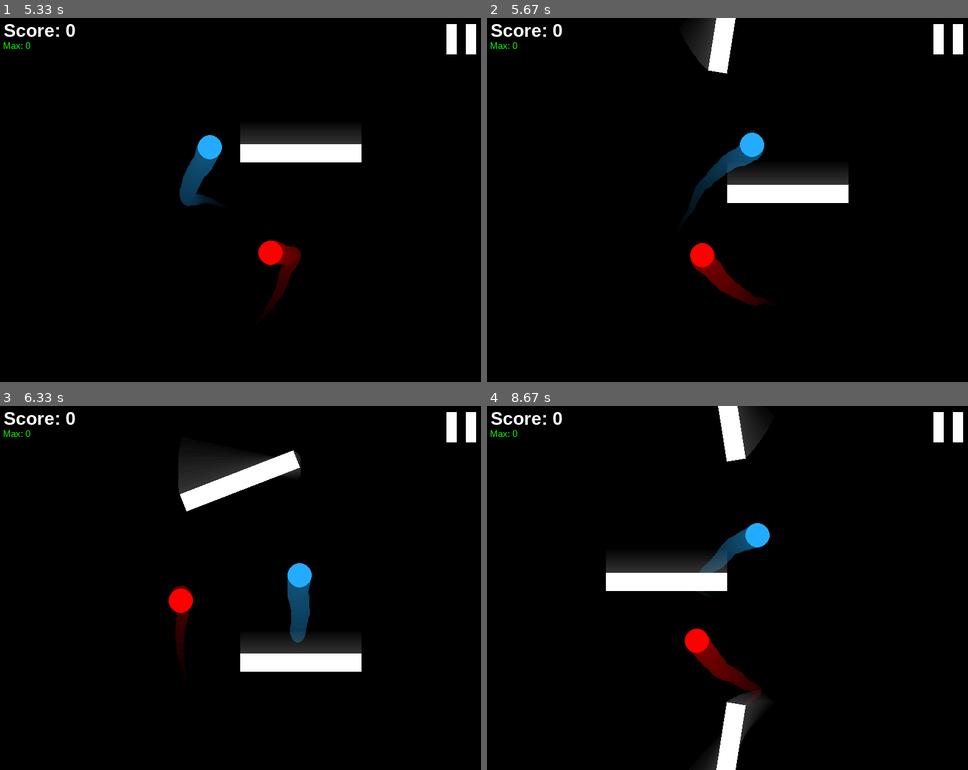
Above: before the commit, frames 1-4 (two rows, left to right).
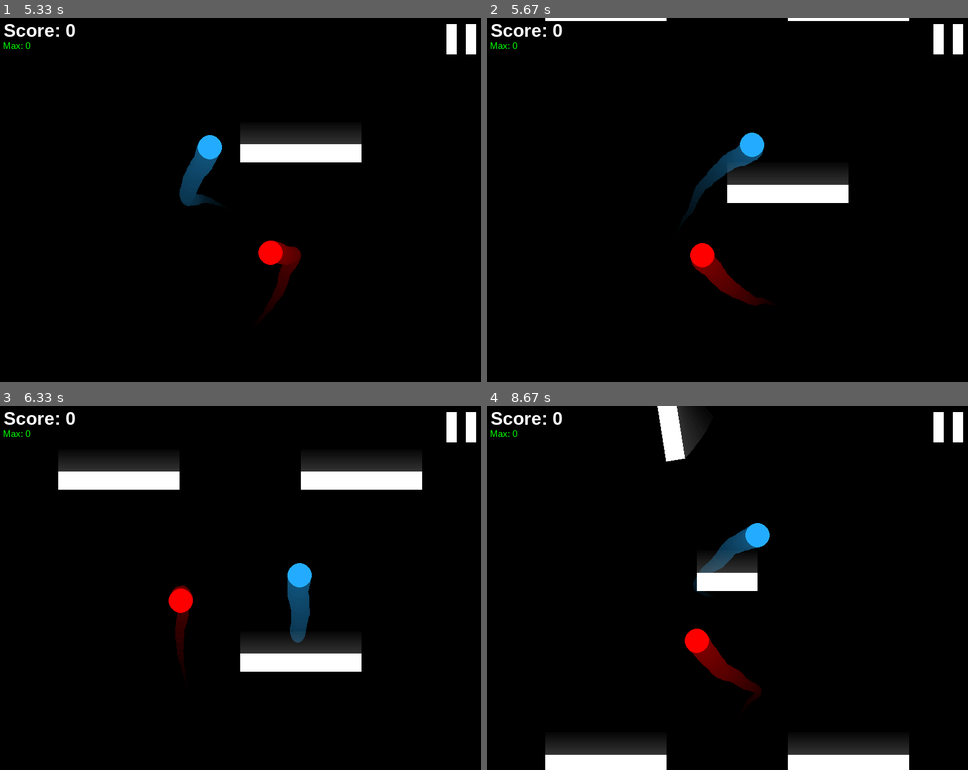
Above: after the commit, the same moments.

Repository: ycarowwww/atividades_backend_ifrn
Game: pygame game, started from 1Ano/JogoFimDeAno/game.py
Same seed, same stepped clock (60 frames per second), same inputs: the game is played once before the commit and once after it.
Inputs (mouse positions are in pixels of both pictures, inside the frame that each line leads up to):
- Up to frame 1 (5.33 s): click (240, 200) at 0.38 s; hold Esc 0.67-1.13 s; hold D 0.67-1.13 s; hold Esc 1.17-1.63 s; hold D 1.17-1.63 s; tap Shift at 1.23, 1.53, 2.07, 2.37, 2.57, 2.87, 3.07, 3.37, 3.63, 3.93, 4.07, 4.37, 4.73, 5.03, 5.23 s; tap Enter at 1.67 s; hold D 2-2.47 s; tap Space at 2.15, 3.72, 5.32 s; hold D 2.5-2.97 s; hold A 3-3.53 s; hold A 3.57-3.97 s; hold D 4-4.63 s; hold A 4.67-5.13 s; hold D from 5.17 s (still down)
- Up to frame 2 (5.67 s): tap Shift at 5.53 s; release D at 5.63 s
- Up to frame 3 (6.33 s): hold D 5.67-6.13 s; tap Shift at 5.73, 6.03, 6.23 s; hold A from 6.17 s (still down)
- Up to frame 4 (8.67 s): tap Shift at 6.53, 6.8, 7.1, 7.23, 7.53, 7.9, 8.2, 8.4 s; release A at 6.7 s; hold A 6.73-7.13 s; tap Space at 6.88, 8.48 s; hold D 7.17-7.8 s; hold A 7.83-8.3 s; hold D from 8.33 s (still down)

Frame 1 is identical in both runs. In frame 2, 1.5% of the frame differs, in the area x 12-88%, y 0-16%; in frame 3, 6.8%; in frame 4, 9.6%, in the area x 12-88%, y 0-100%.

Commit message:
PFY - Obstacles Resolution Adaption Complete
Also a simple icon added

Diff:
--- a/1Ano/JogoFimDeAno/entities/obstacles/obstacle.py
+++ b/1Ano/JogoFimDeAno/entities/obstacles/obstacle.py
@@ -28,7 +28,7 @@
 
     def check_collision(self, player: Player) -> bool: pass
 
-    def set_new_resolution(self, new_resolution: tuple[int, int]) -> None: pass
+    def set_new_resolution(self, new_resolution: tuple[int, int], old_player_info: tuple[tuple[int, int], int], new_player_info: tuple[tuple[int, int], int], new_speed: float) -> None: pass
 
     def _update_tracker(self, dt: float) -> None: pass
 
@@ -36,12 +36,12 @@
 
     def set_x(self, new_x: float) -> None: self._x = new_x
 
+    def get_x(self) -> int: return self._x
+
     def set_y(self, new_y: float) -> None: self._y = new_y
-
-    def set_speed(self, new_speed: float) -> None: self._speed = new_speed
-
-    def get_x(self) -> int: return self._x
 
     def get_y(self) -> int: return self._y
 
     def get_spacing_mult(self) -> float: return self._spacing_mult
+
+    def set_color(self, color: tuple[int, int, int]) -> None: self._color = color
--- a/1Ano/JogoFimDeAno/entities/obstacles/obstacle_group.py
+++ b/1Ano/JogoFimDeAno/entities/obstacles/obstacle_group.py
@@ -7,10 +7,11 @@
     def __init__(self, obstacles: list[Obstacle] = []):
         self._amount = len(obstacles)
         self._obstacles = obstacles
-        self._obstacles.sort(key=lambda obst: obst.get_y(), reverse=True)
-        yobst0 = self._obstacles[0].get_y()
+        self._spacing_mult = max(self._obstacles, key=lambda obst: obst.get_spacing_mult()).get_spacing_mult()
+        self._obstacles.sort(key=lambda obst: obst.get_y(), reverse=True) # 0 -100 -200
+        obstacle0_y = self._obstacles[0].get_y()
         for i in self._obstacles:
-            i.set_y(i.get_y() - yobst0)
+            i.set_y(i.get_y() - obstacle0_y)
 
     def update(self, dt: float) -> None:
         for obstacle in self._obstacles:
@@ -27,9 +28,9 @@
 
         return False
 
-    def set_new_resolution(self, new_resolution: tuple[int, int]) -> None:
+    def set_new_resolution(self, new_resolution: tuple[int, int], old_player_info: tuple[tuple[int, int], int], new_player_info: tuple[tuple[int, int], int], new_speed: float) -> None:
         for obstacle in self._obstacles:
-            obstacle.set_new_resolution(new_resolution)
+            obstacle.set_new_resolution(new_resolution, old_player_info, new_player_info, new_speed)
 
     def set_x(self, new_x: float) -> None:
         if self._amount <= 0: return
@@ -44,7 +45,7 @@
         dists = [self._obstacles[i-1].get_y() - self._obstacles[i].get_y() for i in range(1, self._amount)]
         self._obstacles[0].set_y(new_y)
         for i in range(1, self._amount):
-            self._obstacles[i].set_y(self._obstacles[i-1].get_y() + dists[i-1])
+            self._obstacles[i].set_y(self._obstacles[i-1].get_y() - dists[i-1])
 
     def set_speed(self, new_speed: float) -> None:
         for obst in self._obstacles:
@@ -61,4 +62,8 @@
         return self._obstacles[self._amount-1].get_y()
 
     def get_spacing_mult(self) -> float:
-        return max(self._obstacles, key=lambda obst: obst.get_spacing_mult()).get_spacing_mult()
+        return self._spacing_mult
+
+    def set_color(self, color: tuple[int, int, int]) -> None:
+        for obst in self._obstacles:
+            obst.set_color(color)
--- a/1Ano/JogoFimDeAno/entities/obstacles/obstacles_manager.py
+++ b/1Ano/JogoFimDeAno/entities/obstacles/obstacles_manager.py
@@ -4,33 +4,47 @@
 from entities.obstacles.stationary_obstacle import StationaryObstacle
 from entities.obstacles.rotating_obstacle import RotatingObstacle
 from entities.obstacles.obstacle_group import ObstacleGroup
-from scripts.settings import OBSTACLES_HEIGHT, COLORS
+from scripts.settings import OBSTACLES_HEIGHT, COLORS, BASE_RESOLUTION
 from copy import deepcopy
 from random import choice, randint
 
 class ObstaclesManager:
-    def __init__(self, player: Player) -> None:
+    def __init__(self, player_center: tuple[int, int], player_normal_distance: int, player_angular_speed: float) -> None:
         self._obstacles: list[Obstacle] = []
         self._last_obstacle: Obstacle = None
         self._amount_obstacles: int = 0
-        self._speed = player.get_normal_distance() * 2 / (180 / player.get_angular_speed())
+        self._speed = player_normal_distance * 2 / (180 / player_angular_speed)
         self._height = OBSTACLES_HEIGHT
         self._color = COLORS["WHITE"]
         self._start_distance_mult = 8
-        self._player_center = player.get_center()
-        self._player_normal_distance = player.get_normal_distance()
-        self._possibles_obstacles: list[Obstacle] = [ # What do we do if the resolution change?
+        self._player_center = player_center
+        self._player_normal_distance = player_normal_distance
+        self._possibles_obstacles: list[Obstacle] = [
             StationaryObstacle(self._player_center[0] + self._player_normal_distance, 0, self._player_normal_distance * 2, self._height, self._speed, 2, self._color),
             StationaryObstacle(self._player_center[0] - self._player_normal_distance, 0, self._player_normal_distance * 2, self._height, self._speed, 2, self._color),
             StationaryObstacle(self._player_center[0], 0, self._player_normal_distance, self._height, self._speed, 2, self._color),
-            RotatingObstacle(self._player_center[0], 0, self._player_normal_distance * 2, self._height, self._speed, 3, self._color, player.get_angular_speed(), True),
-            RotatingObstacle(self._player_center[0], 0, self._player_normal_distance * 2, self._height, self._speed, 3, self._color, player.get_angular_speed(), False),
+            StationaryObstacle(self._player_center[0] + self._player_normal_distance / 2 + 20, 0, self._player_normal_distance - 20, self._player_normal_distance * 0.8, self._speed, 2, self._color),
+            StationaryObstacle(self._player_center[0] - self._player_normal_distance / 2 - 20, 0, self._player_normal_distance - 20, self._player_normal_distance * 0.8, self._speed, 2, self._color),
+            RotatingObstacle(self._player_center[0], 0, self._player_normal_distance * 2, self._height, self._speed, 3, self._color, player_angular_speed, True),
+            RotatingObstacle(self._player_center[0], 0, self._player_normal_distance * 2, self._height, self._speed, 3, self._color, player_angular_speed, False),
+            RotatingObstacle(self._player_center[0] - self._player_normal_distance, 0, self._player_normal_distance * 2, self._height, self._speed, 3, self._color, player_angular_speed, True),
+            RotatingObstacle(self._player_center[0] + self._player_normal_distance, 0, self._player_normal_distance * 2, self._height, self._speed, 3, self._color, player_angular_speed, False),
             ObstacleGroup([
                     StationaryObstacle(self._player_center[0] + self._player_normal_distance * 2, 0, self._player_normal_distance * 2, self._height, self._speed, 3, self._color),
                     StationaryObstacle(self._player_center[0] - self._player_normal_distance * 2, 0, self._player_normal_distance * 2, self._height, self._speed, 3, self._color)
+                ]),
+            ObstacleGroup([
+                    StationaryObstacle(self._player_center[0] + self._player_normal_distance, -self._player_normal_distance, self._player_normal_distance, self._height, self._speed, 3, self._color),
+                    StationaryObstacle(self._player_center[0] - self._player_normal_distance, 0, self._player_normal_distance * 2, self._height, self._speed, 3, self._color)
+                ]),
+            ObstacleGroup([
+                    StationaryObstacle(self._player_center[0] - self._player_normal_distance, -self._player_normal_distance, self._player_normal_distance, self._height, self._speed, 3, self._color),
+                    StationaryObstacle(self._player_center[0] + self._player_normal_distance, 0, self._player_normal_distance * 2, self._height, self._speed, 3, self._color)
                 ])
         ]
+        self._base_obstacles_attrs = (self._player_center, self._player_normal_distance, self._speed)
         self._obstacles_passed = 0
+        self._actual_resolution = BASE_RESOLUTION
 
     def update(self, dt: float) -> None:
         for obstacle in self._obstacles:
@@ -53,24 +67,25 @@
 
         return False
 
-    def set_new_resolution(self, new_resolution: tuple[int, int], player: Player) -> None: # IT'S REALLY INCOMPLETE
-        self._speed = self._speed / self._player_normal_distance * player.get_normal_distance()
-        # How do we do if is an obstacle group???
-        self._generate_new_y(player) # Maybe we could integrate with the bottom loop
+    def set_new_resolution(self, new_resolution: tuple[int, int], player_center: tuple[int, int], player_normal_distance: int) -> None:
+        self._speed = self._speed / self._player_normal_distance * player_normal_distance
 
-        for i in range(self._amount_obstacles):
-            x_ratio = (self._obstacles[i].get_x() - self._player_center[0]) / self._player_normal_distance
-            new_x = player.get_center()[0] + x_ratio * player.get_normal_distance()
-            self._obstacles[i].set_x(new_x)
-            self._obstacles[i].set_speed(self._speed)
-            self._obstacles[i].set_new_resolution(new_resolution)
+        for obst in self._obstacles:
+            obst.set_new_resolution(new_resolution, (self._player_center, self._player_normal_distance), (player_center, player_normal_distance), self._speed)
 
-        self._player_center = player.get_center()
-        self._player_normal_distance = player.get_normal_distance()
+        self._player_center = player_center
+        self._player_normal_distance = player_normal_distance
+        self._actual_resolution = new_resolution
 
     def _generate_obstacles(self) -> None:
         self._obstacles.clear()
         self._amount_obstacles = randint(10, 20)
+        # Basically to convert the "standard" obstacles to the new resolution
+        self._speed = self._base_obstacles_attrs[2]
+        actual_center = self._player_center
+        actual_distance = self._player_normal_distance
+        self._player_center = self._base_obstacles_attrs[0]
+        self._player_normal_distance = self._base_obstacles_attrs[1]
 
         self._obstacles.append(deepcopy(choice(self._possibles_obstacles)))
         self._obstacles[0].set_y(self._player_center[1] - self._start_distance_mult * self._player_normal_distance)
@@ -88,12 +103,15 @@
 
         self._last_obstacle = self._obstacles[self._amount_obstacles-1]
 
-    def _generate_new_y(self, player: Player) -> None:
-        y_ratio = (self._player_center[1] - self._obstacles[0].get_y()) / self._player_normal_distance
-        new_y = player.get_center()[1] - y_ratio * player.get_normal_distance()
-        self._obstacles[0].set_y(new_y)
-
-        for i in range(1, self._amount_obstacles):
-            self._obstacles[i].set_y(self._obstacles[i-1].get_y() - max(self._obstacles[i-1].get_spacing_mult(), self._obstacles[i].get_spacing_mult()) * player.get_normal_distance())
+        self.set_new_resolution(self._actual_resolution, actual_center, actual_distance)
 
     def get_obstacles_passed(self) -> int: return self._obstacles_passed
+
+    def set_new_color(self, color: tuple[int, int, int]) -> None:
+        self._color = color
+
+        for obst in self._possibles_obstacles:
+            obst.set_color(color)
+
+        for obst in self._obstacles:
+            obst.set_color(color)
--- a/1Ano/JogoFimDeAno/entities/obstacles/rotating_obstacle.py
+++ b/1Ano/JogoFimDeAno/entities/obstacles/rotating_obstacle.py
@@ -53,11 +53,21 @@
 
         return False
 
-    def set_new_resolution(self, new_resolution: tuple[int, int]) -> None:
+    def set_new_resolution(self, new_resolution: tuple[int, int], old_player_info: tuple[tuple[int, int], int], new_player_info: tuple[tuple[int, int], int], new_speed: float) -> None:
+        self._speed = new_speed
+
         self._width = scale_dimension(self._base_width, new_resolution)
         self._height = scale_dimension(self._base_height, new_resolution)
         self._circumscribed_circle_radius = sqrt(self._width ** 2 + self._height ** 2) / 2
-        self._points = self._calculate_rotating_points(self._angle)
+        # self._points = self._calculate_rotating_points(self._angle)
+
+        y_ratio = (old_player_info[0][1] - self._y) / old_player_info[1]
+        new_y = new_player_info[0][1] - y_ratio * new_player_info[1]
+        self.set_y(new_y)
+
+        x_ratio = (self._x - old_player_info[0][0]) / old_player_info[1]
+        new_x = new_player_info[0][0] + x_ratio * new_player_info[1]
+        self.set_x(new_x)
 
         for i in range(len(self._position_tracker)):
             time = self._position_tracker_lifetime - self._position_tracker_times[i]
--- a/1Ano/JogoFimDeAno/entities/obstacles/stationary_obstacle.py
+++ b/1Ano/JogoFimDeAno/entities/obstacles/stationary_obstacle.py
@@ -36,13 +36,21 @@
 
         return False
 
-    def set_new_resolution(self, new_resolution: tuple[int, int]) -> None:
+    def set_new_resolution(self, new_resolution: tuple[int, int], old_player_info: tuple[tuple[int, int], int], new_player_info: tuple[tuple[int, int], int], new_speed: float) -> None:
+        self._speed = new_speed
+
         self._width = round(scale_dimension(self._base_width, new_resolution))
         self._height = round(scale_dimension(self._base_height, new_resolution))
         self._rect.width = self._width
         self._rect.height = self._height
 
-        self._rect.center = (round(self._x), round(self._y))
+        y_ratio = (old_player_info[0][1] - self._y) / old_player_info[1]
+        new_y = new_player_info[0][1] - y_ratio * new_player_info[1]
+        self.set_y(new_y)
+
+        x_ratio = (self._x - old_player_info[0][0]) / old_player_info[1]
+        new_x = new_player_info[0][0] + x_ratio * new_player_info[1]
+        self.set_x(new_x)
 
         for i in range(len(self._position_tracker)):
             time = self._position_tracker_lifetime - self._position_tracker_times[i]
--- a/1Ano/JogoFimDeAno/game.py
+++ b/1Ano/JogoFimDeAno/game.py
@@ -8,7 +8,8 @@
 from scripts.settings import *
 from time import time
 
-# Create Framerate Independence, Custom Screen Size, obstacles levels, Fix obstacles movement, Menu
+# Menu, Buttons Resizable, Good Punctuation
+# Maybe use an Enum to the windows
 
 class Game:
     def __init__(self):
@@ -16,6 +17,8 @@
 
         self.__screen: pg.Surface = pg.display.set_mode(BASE_RESOLUTION, pg.RESIZABLE)
         pg.display.set_caption("Duet")
+        icon_img = pg.image.load(get_file_path("../images/icon.png")).convert_alpha()
+        pg.display.set_icon(icon_img)
         self.__clock: pg.time.Clock = pg.time.Clock()
         self.__MAX_FPS = FPS
         self.__current_window = 1 # 1 : Menu | 2 : Game | Change to a dictionary/enum after
@@ -65,16 +68,11 @@
         pause_button = PauseButton((50, 50), (self.__screen.get_size()[0] - 60, 10), lambda: None, (255, 255, 255), 15)
         return_menu_button = ReturnButton((50, 50), (self.__screen.get_size()[0] - 120, 10), return_menu_func, (255, 255, 255))
         punctuation, max_score = 0, 0
-        obstacle_manager = ObstaclesManager(player)
+        obstacle_manager = ObstaclesManager(player.get_center(), player.get_normal_distance(), player.get_angular_speed())
 
         last_time = time()
 
         while self.__current_window == 2:
-            key = pg.key.get_pressed()
-
-            if key[pg.K_LSHIFT] and key[pg.K_ESCAPE]:
-                self.__current_window = 1
-
             for event in pg.event.get():
                 if event.type == pg.QUIT:
                     self.__current_window = 0
@@ -84,7 +82,12 @@
                 return_menu_button.update_by_event(event)
 
                 if event.type == pg.VIDEORESIZE:
-                    obstacle_manager.set_new_resolution(event.size, player)
+                    obstacle_manager.set_new_resolution(event.size, player.get_center(), player.get_normal_distance())
+
+            keys = pg.key.get_pressed()
+
+            if keys[pg.K_LSHIFT] and keys[pg.K_ESCAPE]:
+                self.__current_window = 1
 
             self.__clock.tick(self.__MAX_FPS)
             self.__screen.fill(COLORS["BLACK"])
--- a/1Ano/JogoFimDeAno/plans.txt
+++ b/1Ano/JogoFimDeAno/plans.txt
@@ -61,3 +61,5 @@
 - Cada jogador controla um Círculo (Modo)
 - Pontuação
 - Definir Cores
+
+Create Framerate Independence, Custom Screen Size, obstacles levels, Fix obstacles movement, Menu -> Kinda made
--- a/1Ano/JogoFimDeAno/scripts/settings.py
+++ b/1Ano/JogoFimDeAno/scripts/settings.py
@@ -1,5 +1,6 @@
 import pygame as pg
 import pygame.freetype as pgft
+from os import path
 
 pg.init()
 
@@ -33,3 +34,8 @@
 
 def scale_dimension(original_dimension: int, new_resolution: tuple[int, int]) -> int:
     return round(original_dimension * min(new_resolution[0] / BASE_RESOLUTION[0], new_resolution[1] / BASE_RESOLUTION[1]))
+
+def get_file_path(file: str) -> str:
+    base_dir: str = path.dirname(path.abspath(__file__))
+
+    return path.join(base_dir, file)
Binary file added: 1Ano/JogoFimDeAno/images/icon.png
